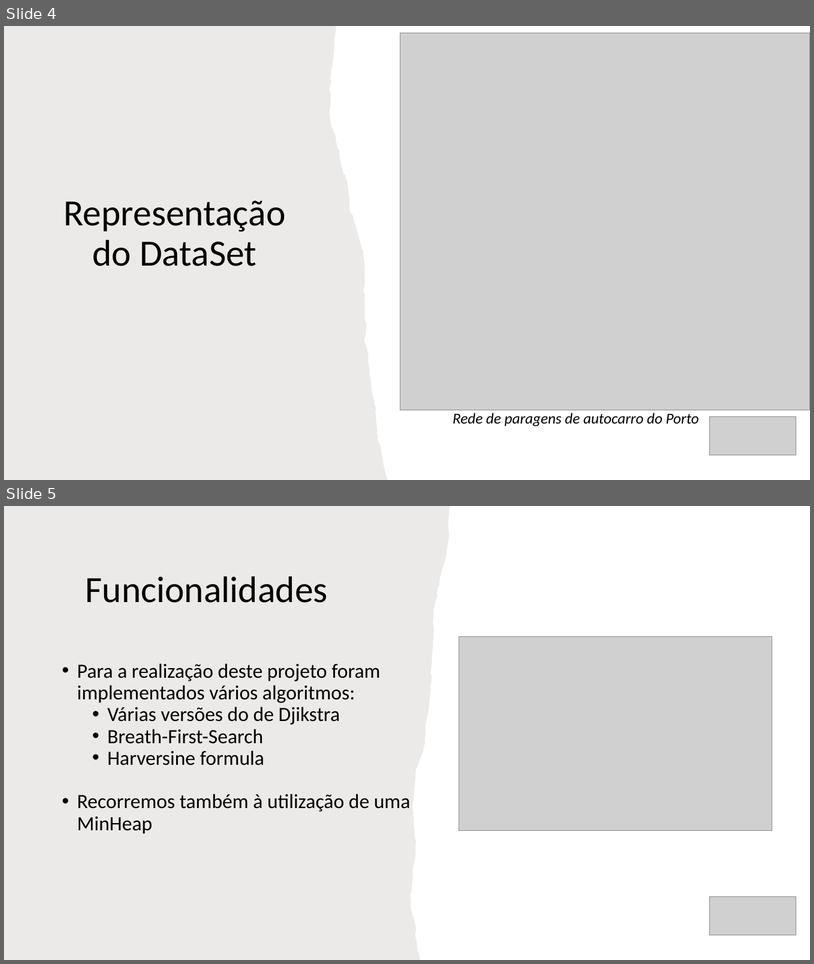
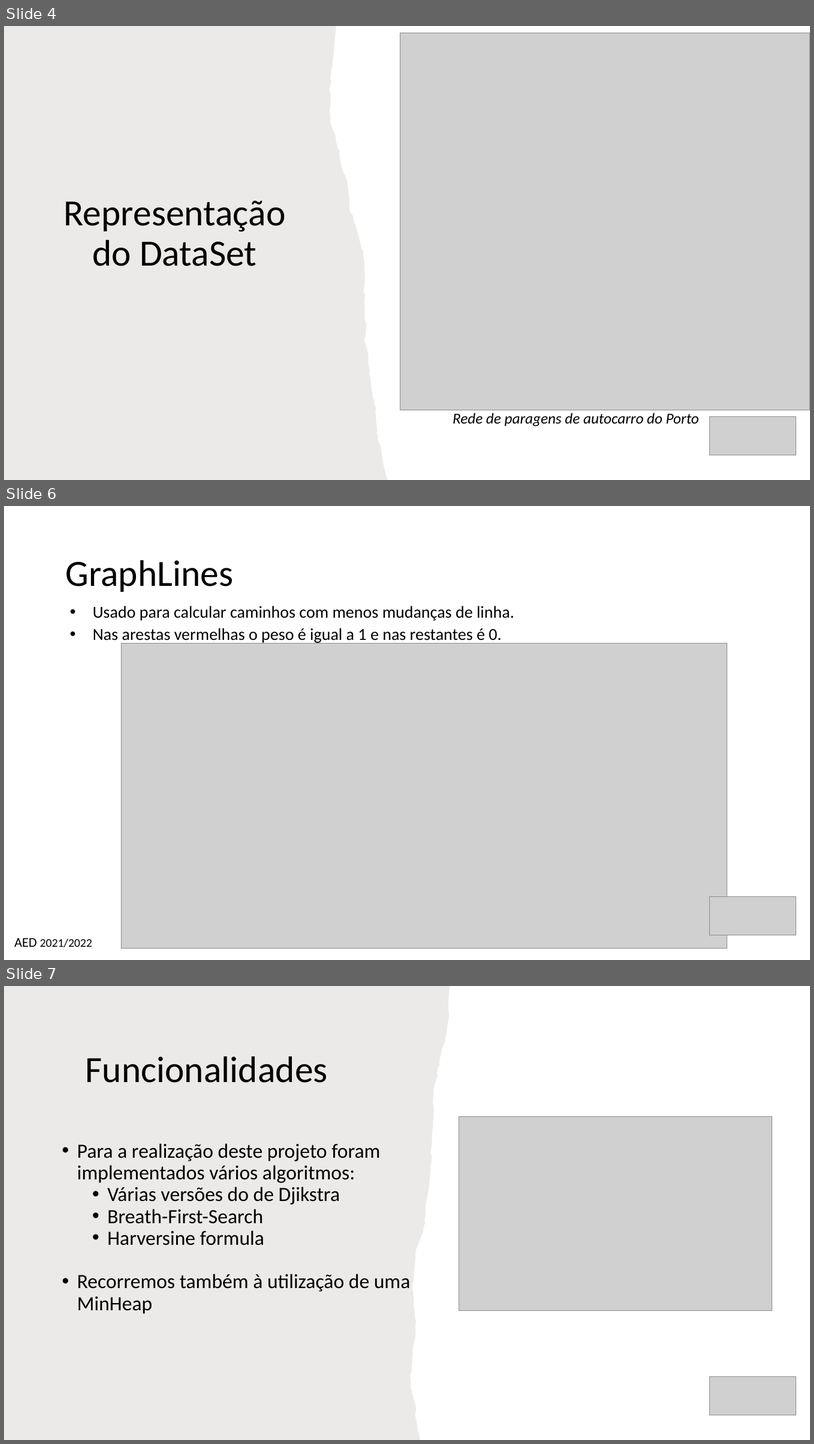
Before and after one commit to TiagoBranquinho/AED-Graphs, a slide deck: Grafosppt.pptx. Shown one above the other, each under a label of ours: slides 4 and 5 before the commit, slides 4, 6 and 7 after it; the slides between them are not shown. The pictures are 814x964 and 814x1444 pixels, drawn with LibreOffice and Linux fonts; fonts in the diff are those of the drawing; grey boxes stand for pictures. Boxes give left, top, right and bottom in pixels: in the first picture for what was removed or moved away, otherwise in the second. Text is boxed around its words. In the diff, an @@ line names an element or a change of style, - is before the commit and + after.

```diff
--- a/Grafosppt.pptx
+++ b/Grafosppt.pptx
@@ slide 6 added at box(4, 506, 810, 960), background #FFFFFF @@
@@ title added at box(65, 560, 233, 592), 44 pt, text #000000 @@
+GraphLines
@@ text added at box(93, 606, 515, 644), 20 pt, text #000000 @@
+  • Usado para calcular caminhos com menos mudanças de linha.
+  • Nas arestas vermelhas o peso é igual a 1 e nas restantes é 0.
@@ picture added at box(122, 643, 728, 948) @@
@@ picture added at box(710, 897, 797, 935) @@
@@ text added at box(14, 937, 92, 947), 14 pt, text #000000 @@
+AED 2021/2022
@@ what was slide 5 is now slide 7 @@
```
Also in this commit, not shown: 3 slides changed, 1 other slide added.
